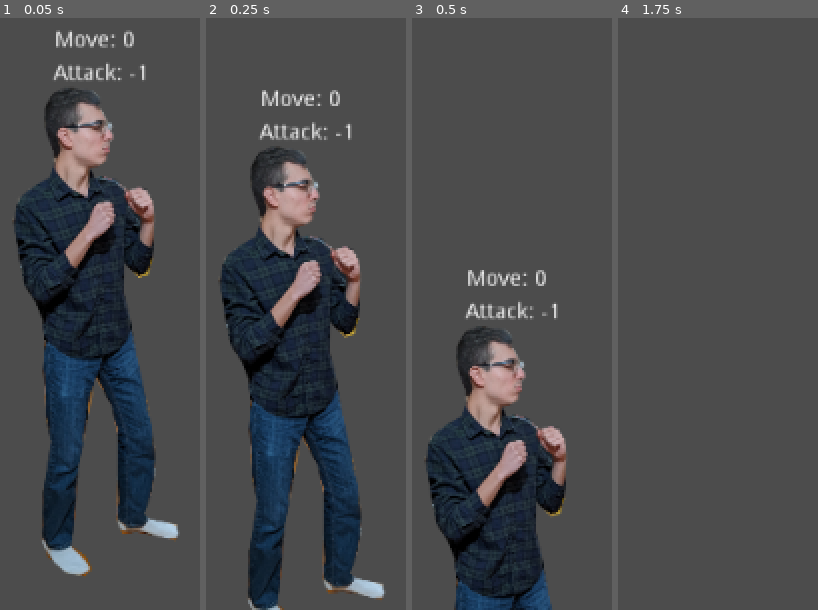
Above: before the commit, frames 1-4 (left to right).
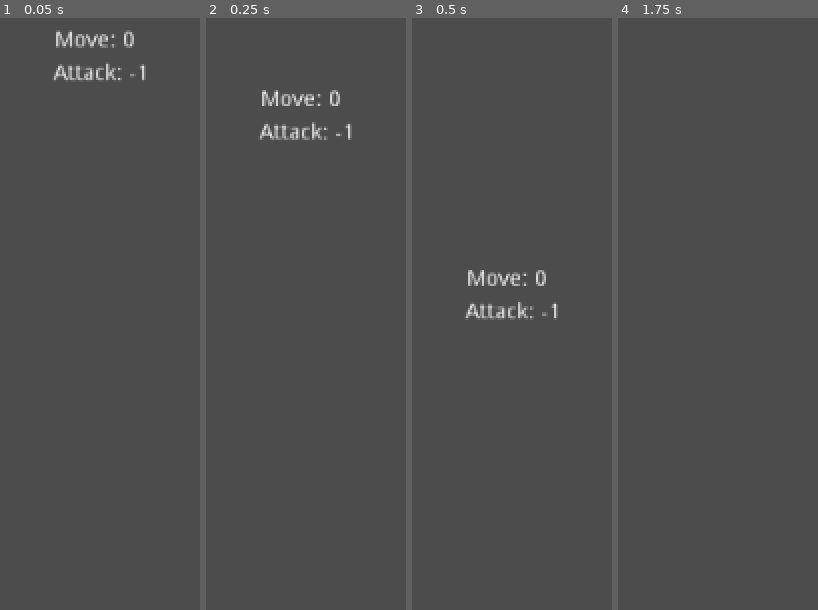
Above: after the commit, the same moments.

Repository: Apexal/wrathskeller
Game: Godot game, scene res://src/actors/players/Character.tscn
Two runs of this game, one before a commit and one after it. Both use one fixed random seed, a clock stepped at 60 frames per second and the inputs below. This scene is started directly instead of the project's main scene.
Inputs (mouse positions are in pixels of both pictures, inside the frame that each line leads up to):
- Up to frame 1 (0.05 s): no input
- Up to frame 2 (0.25 s): no input
- Up to frame 3 (0.5 s): no input
- Up to frame 4 (1.75 s): move the mouse to (outside the picture) at 0.52 s; hold D (player_1_move_right) from 0.53 s (still down); tap Left (player_2_move_left) at 0.6 s; tap Enter at 1.25 s; move the mouse to (outside the picture) at 1.27 s; tap Right (player_2_move_right) at 1.35 s

The runs differ from the first frame. In frame 1, 33% of the frame differs, in the area x 7-90%, y 11-95%; in frame 2, 32%; in frame 3, 21%; in frame 4, nothing differs.

Commit message:
Display character animated sprite

Diff:
--- a/src/actors/players/Character.tscn
+++ b/src/actors/players/Character.tscn
@@ -1,254 +1,40 @@
-[gd_scene load_steps=11 format=2]
+[gd_scene load_steps=6 format=2]
 
-[ext_resource path="res://src/actors/players/frank/sprites/frank2.png" type="Texture" id=1]
 [ext_resource path="res://src/actors/players/player.gd" type="Script" id=2]
-
-[sub_resource type="RectangleShape2D" id=61]
-extents = Vector2( 54, 20.8253 )
-
-[sub_resource type="RectangleShape2D" id=60]
-extents = Vector2( 36.5, 138 )
-
-[sub_resource type="Animation" id=76]
-resource_name = "LightPunch"
-length = 0.2
-tracks/0/type = "value"
-tracks/0/path = NodePath("Sprite:frame")
-tracks/0/interp = 1
-tracks/0/loop_wrap = true
-tracks/0/imported = false
-tracks/0/enabled = true
-tracks/0/keys = {
-"times": PoolRealArray( 0, 0.1 ),
-"transitions": PoolRealArray( 1, 1 ),
-"update": 1,
-"values": [ 8, 3 ]
-}
-tracks/1/type = "value"
-tracks/1/path = NodePath("HitArea/HitCollider:shape")
-tracks/1/interp = 1
-tracks/1/loop_wrap = true
-tracks/1/imported = false
-tracks/1/enabled = true
-tracks/1/keys = {
-"times": PoolRealArray( 0, 0.1 ),
-"transitions": PoolRealArray( 1, 1 ),
-"update": 1,
-"values": [ SubResource( 61 ), SubResource( 61 ) ]
-}
-tracks/2/type = "value"
-tracks/2/path = NodePath("BodyCollider:position")
-tracks/2/interp = 1
-tracks/2/loop_wrap = true
-tracks/2/imported = false
-tracks/2/enabled = true
-tracks/2/keys = {
-"times": PoolRealArray( 0, 0.1 ),
-"transitions": PoolRealArray( 1, 1 ),
-"update": 0,
-"values": [ Vector2( -4, 23.7379 ), Vector2( 6.25004, 27.6943 ) ]
-}
-tracks/3/type = "value"
-tracks/3/path = NodePath("BodyCollider:shape")
-tracks/3/interp = 1
-tracks/3/loop_wrap = true
-tracks/3/imported = false
-tracks/3/enabled = true
-tracks/3/keys = {
-"times": PoolRealArray( 0.1 ),
-"transitions": PoolRealArray( 1 ),
-"update": 1,
-"values": [ SubResource( 60 ) ]
-}
-
-[sub_resource type="Animation" id=67]
-length = 0.2
-tracks/0/type = "value"
-tracks/0/path = NodePath("Sprite:frame")
-tracks/0/interp = 1
-tracks/0/loop_wrap = true
-tracks/0/imported = false
-tracks/0/enabled = true
-tracks/0/keys = {
-"times": PoolRealArray( 0 ),
-"transitions": PoolRealArray( 1 ),
-"update": 0,
-"values": [ 7 ]
-}
-tracks/1/type = "value"
-tracks/1/path = NodePath("BodyCollider:shape:extents")
-tracks/1/interp = 1
-tracks/1/loop_wrap = true
-tracks/1/imported = false
-tracks/1/enabled = true
-tracks/1/keys = {
-"times": PoolRealArray( 0 ),
-"transitions": PoolRealArray( 1 ),
-"update": 0,
-"values": [ Vector2( 36.5, 138 ) ]
-}
-tracks/2/type = "value"
-tracks/2/path = NodePath("BodyCollider:position")
-tracks/2/interp = 1
-tracks/2/loop_wrap = true
-tracks/2/imported = false
-tracks/2/enabled = true
-tracks/2/keys = {
-"times": PoolRealArray( 0 ),
-"transitions": PoolRealArray( 1 ),
-"update": 0,
-"values": [ Vector2( -15, 21 ) ]
-}
-tracks/3/type = "value"
-tracks/3/path = NodePath("HitArea/HitCollider:disabled")
-tracks/3/interp = 1
-tracks/3/loop_wrap = true
-tracks/3/imported = false
-tracks/3/enabled = true
-tracks/3/keys = {
-"times": PoolRealArray( 0 ),
-"transitions": PoolRealArray( 1 ),
-"update": 1,
-"values": [ true ]
-}
-tracks/4/type = "value"
-tracks/4/path = NodePath("HitArea/HitCollider:shape")
-tracks/4/interp = 1
-tracks/4/loop_wrap = true
-tracks/4/imported = false
-tracks/4/enabled = true
-tracks/4/keys = {
-"times": PoolRealArray( 0 ),
-"transitions": PoolRealArray( 1 ),
-"update": 0,
-"values": [ SubResource( 61 ) ]
-}
-tracks/5/type = "value"
-tracks/5/path = NodePath("BodyCollider:shape")
-tracks/5/interp = 1
-tracks/5/loop_wrap = true
-tracks/5/imported = false
-tracks/5/enabled = true
-tracks/5/keys = {
-"times": PoolRealArray( 0 ),
-"transitions": PoolRealArray( 1 ),
-"update": 0,
-"values": [ SubResource( 60 ) ]
-}
-
-[sub_resource type="Animation" id=69]
-resource_name = "crouch"
-tracks/0/type = "value"
-tracks/0/path = NodePath("Sprite:frame")
-tracks/0/interp = 1
-tracks/0/loop_wrap = true
-tracks/0/imported = false
-tracks/0/enabled = true
-tracks/0/keys = {
-"times": PoolRealArray( 0 ),
-"transitions": PoolRealArray( 1 ),
-"update": 1,
-"values": [ 6 ]
-}
-tracks/1/type = "value"
-tracks/1/path = NodePath("BodyCollider:shape:extents")
-tracks/1/interp = 1
-tracks/1/loop_wrap = true
-tracks/1/imported = false
-tracks/1/enabled = true
-tracks/1/keys = {
-"times": PoolRealArray( 0 ),
-"transitions": PoolRealArray( 1 ),
-"update": 0,
-"values": [ Vector2( 36.5, 72.0819 ) ]
-}
-tracks/2/type = "value"
-tracks/2/path = NodePath("BodyCollider:position")
-tracks/2/interp = 1
-tracks/2/loop_wrap = true
-tracks/2/imported = false
-tracks/2/enabled = true
-tracks/2/keys = {
-"times": PoolRealArray( 0 ),
-"transitions": PoolRealArray( 1 ),
-"update": 0,
-"values": [ Vector2( 9, 86.9181 ) ]
-}
-
-[sub_resource type="Animation" id=68]
-resource_name = "idle"
-length = 0.4
-loop = true
-tracks/0/type = "value"
-tracks/0/path = NodePath("Sprite:frame")
-tracks/0/interp = 1
-tracks/0/loop_wrap = true
-tracks/0/imported = false
-tracks/0/enabled = true
-tracks/0/keys = {
-"times": PoolRealArray( 0, 0.2 ),
-"transitions": PoolRealArray( 1, 1 ),
-"update": 1,
-"values": [ 7, 8 ]
-}
-tracks/1/type = "value"
-tracks/1/path = NodePath("BodyCollider:shape:extents")
-tracks/1/interp = 1
-tracks/1/loop_wrap = true
-tracks/1/imported = false
-tracks/1/enabled = true
-tracks/1/keys = {
-"times": PoolRealArray( 0 ),
-"transitions": PoolRealArray( 1 ),
-"update": 0,
-"values": [ Vector2( 36.5, 138 ) ]
-}
-tracks/2/type = "value"
-tracks/2/path = NodePath("BodyCollider:position")
-tracks/2/interp = 1
-tracks/2/loop_wrap = true
-tracks/2/imported = false
-tracks/2/enabled = true
-tracks/2/keys = {
-"times": PoolRealArray( 0 ),
-"transitions": PoolRealArray( 1 ),
-"update": 0,
-"values": [ Vector2( -15, 21 ) ]
-}
 
 [sub_resource type="AnimationNodeStateMachine" id=71]
 graph_offset = Vector2( 0, 26.3903 )
 
 [sub_resource type="AnimationNodeStateMachinePlayback" id=72]
 
-[node name="Frank" type="KinematicBody2D"]
+[sub_resource type="RectangleShape2D" id=60]
+extents = Vector2( 36.5, 138 )
+
+[sub_resource type="RectangleShape2D" id=61]
+extents = Vector2( 54, 20.8253 )
+
+[node name="Character" type="KinematicBody2D"]
 position = Vector2( 100, 394 )
 scale = Vector2( 1, 1.01104 )
 script = ExtResource( 2 )
 gravity = 20.0
 
 [node name="AnimationPlayer" type="AnimationPlayer" parent="."]
-anims/LightPunch = SubResource( 76 )
-anims/RESET = SubResource( 67 )
-anims/crouch = SubResource( 69 )
-anims/idle = SubResource( 68 )
 
 [node name="AnimationTree" type="AnimationTree" parent="."]
 tree_root = SubResource( 71 )
 anim_player = NodePath("../AnimationPlayer")
 parameters/playback = SubResource( 72 )
 
-[node name="Sprite" type="Sprite" parent="."]
-position = Vector2( 0, 4.94537 )
-scale = Vector2( 0.376866, 0.372751 )
-texture = ExtResource( 1 )
-hframes = 9
-frame = 7
-
 [node name="BodyCollider" type="CollisionShape2D" parent="."]
 position = Vector2( -15, 21 )
 scale = Vector2( 0.999997, 1 )
 shape = SubResource( 60 )
+
+[node name="AnimatedSprite" type="AnimatedSprite" parent="."]
+scale = Vector2( 1, 1 )
+speed_scale = 0.5
+playing = true
 
 [node name="HitArea" type="Area2D" parent="."]
 
--- /dev/null
+++ b/src/scenes/characters/test_characters/TestCharacters.gd
@@ -0,0 +1,21 @@
+extends Node2D
+
+export(PackedScene) var Player1
+export(PackedScene) var Player2
+
+func _ready():
+	var player1: Actor = CharacterManager.load_character("character.json")
+	player1.player_number = 1
+	player1.position = $Player1StartPos.position
+	player1.target_to_face = $FloatingAaronHead
+	add_child(player1)
+
+#	var player2: Actor = Player2.instance()
+#	add_child(player2)
+#	player2.name = "Frank 2"
+#	player2.player_number = 2
+#	player2.position = $Player2StartPos.position
+#	player2.modulate = Color("#ff0000")
+#
+#	player1.target_to_face = player2
+#	player2.target_to_face = player1
--- /dev/null
+++ b/src/scenes/characters/test_characters/TestCharacters.tscn
@@ -0,0 +1,55 @@
+[gd_scene load_steps=5 format=2]
+
+[ext_resource path="res://src/scenes/training/empac_stage.jpg" type="Texture" id=1]
+[ext_resource path="res://src/scenes/characters/test_characters/TestCharacters.gd" type="Script" id=2]
+[ext_resource path="res://src/actors/npcs/head/Head.tscn" type="PackedScene" id=3]
+
+[sub_resource type="RectangleShape2D" id=8]
+extents = Vector2( 511, 35.5 )
+
+[node name="TestCharacters" type="Node2D"]
+script = ExtResource( 2 )
+
+[node name="EmpacStageBG" type="TextureRect" parent="."]
+margin_left = 2.0
+margin_top = -85.0
+margin_right = 1028.0
+margin_bottom = 600.0
+texture = ExtResource( 1 )
+expand = true
+__meta__ = {
+"_edit_use_anchors_": false
+}
+
+[node name="Floor" type="Node2D" parent="."]
+position = Vector2( 2, 598 )
+
+[node name="StaticBody2D" type="StaticBody2D" parent="Floor"]
+
+[node name="CollisionShape2D" type="CollisionShape2D" parent="Floor/StaticBody2D"]
+position = Vector2( 514, -5 )
+shape = SubResource( 8 )
+
+[node name="StaticBody2D2" type="StaticBody2D" parent="Floor"]
+position = Vector2( 0, -188 )
+
+[node name="CollisionShape2D" type="CollisionShape2D" parent="Floor/StaticBody2D2"]
+position = Vector2( -20, -340 )
+rotation = 1.5708
+shape = SubResource( 8 )
+
+[node name="StaticBody2D3" type="StaticBody2D" parent="Floor"]
+position = Vector2( 1065, -188 )
+
+[node name="CollisionShape2D" type="CollisionShape2D" parent="Floor/StaticBody2D3"]
+position = Vector2( -20, -340 )
+rotation = 1.5708
+shape = SubResource( 8 )
+
+[node name="FloatingAaronHead" parent="." instance=ExtResource( 3 )]
+
+[node name="Player1StartPos" type="Position2D" parent="."]
+position = Vector2( 111, 51 )
+
+[node name="Player2StartPos" type="Position2D" parent="."]
+position = Vector2( 885, 335 )
--- a/src/scripts/CharacterManager.gd
+++ b/src/scripts/CharacterManager.gd
@@ -46,6 +46,13 @@
 
 	var character_root := character_template.instance()
 	character_root.name = character_data["name"]
+
+	# Set sprite frames
+	var sprite: AnimatedSprite = character_root.get_node("AnimatedSprite")
+	sprite.frames = generate_character_sprite_frames(character_data)
+	sprite.animation = "idle"
+	sprite.playing = true
+	print("frames", sprite.frames)
 	return character_root
 
 static func b64_to_texture(b64_png: String, size: Vector2) -> ImageTexture:
@@ -98,7 +105,7 @@
 			sprite_frames.add_frame(anim_name, frame_to_texture(frame, Vector2(300, 300)))
 
 	# Create animations for different states
-	for state in ["block", "crouch", "walk", "dash", "grappled", "hurt", "win", "lose"]:
+	for state in ["idle", "block", "crouch", "walk", "dash", "grappled", "hurt", "win", "lose"]:
 		sprite_frames.add_animation(state)
 		for frame in character_data[state + "Animation"]:
 			sprite_frames.add_frame(state, frame_to_texture(frame, Vector2(300, 300)))
